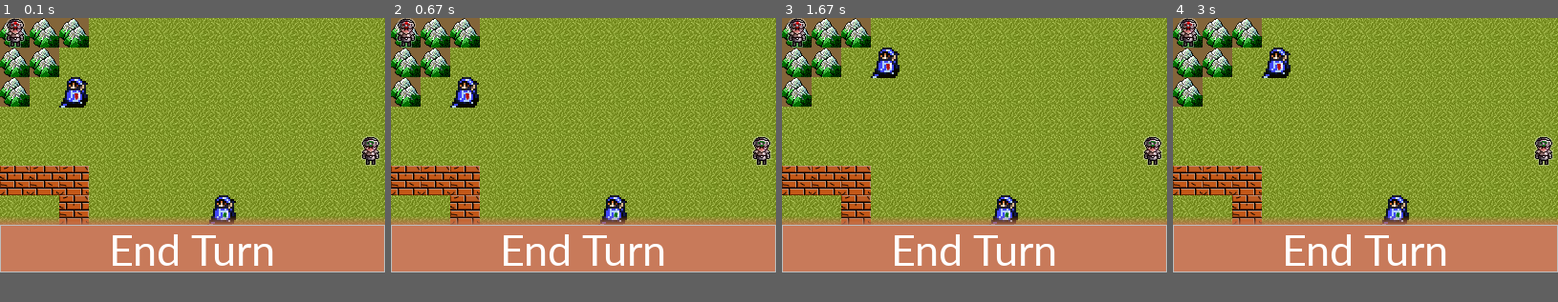
Above: before the commit, frames 1-4 (left to right).
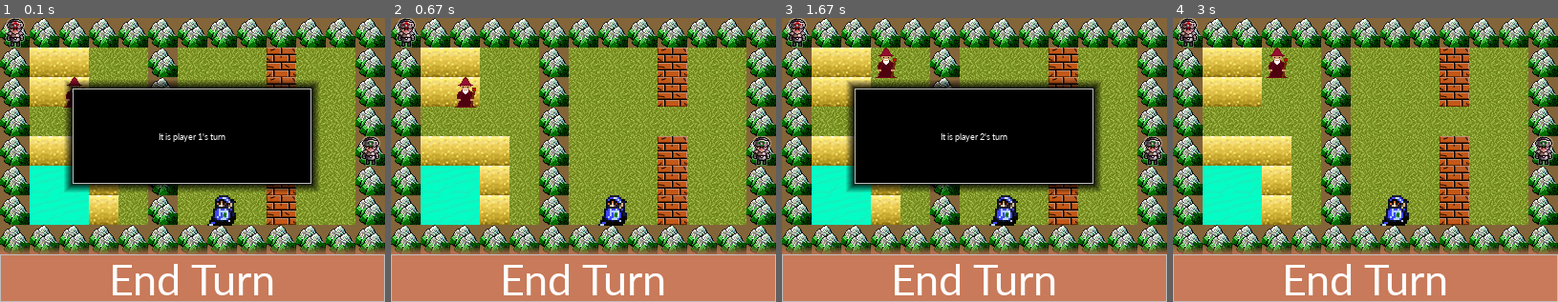
Above: after the commit, the same moments.

Repository: bunzosteele/HeroesEmblem
Game: pygame game, started from Game.py
The game is run twice, just before and just after one commit, with the same random seed, the same clock (stepped at 60 frames per second) and the same inputs. The source is Python 2; it was converted automatically to run under Python 3.
Inputs (mouse positions are in pixels of both pictures, inside the frame that each line leads up to):
- Up to frame 1 (0.1 s): no input
- Up to frame 2 (0.67 s): press the mouse at (583, 177) at 0.37 s; move the mouse to (537, 168) at 0.47 s; release the mouse at (491, 162) at 0.6 s
- Up to frame 3 (1.67 s): press the mouse at (974, 279) at 0.7 s; move the mouse to (909, 185) at 0.8 s; release the mouse at (843, 91) at 0.93 s; click (897, 57) at 1.05 s; click (1120, 267) at 1.38 s
- Up to frame 4 (3 s): press the mouse at (1365, 137) at 1.7 s; move the mouse to (1404, 123) at 1.8 s; release the mouse at (1446, 108) at 1.93 s; click "End Turn" at 2.05 s; press the mouse at (1365, 137) at 2.37 s; move the mouse to (1353, 117) at 2.47 s; release the mouse at (1342, 97) at 2.6 s
In our replay, the window is 403x267 before the commit and 403x298 after it. These sizes can differ from the game's own. Grey fills any space a smaller window leaves; there, only what the larger window draws over its background counts as a difference.

The runs differ from the first frame. In frame 1, 66% of the frame differs, in the area x 0-100%, y 0-100%; in frame 2, 49%; in frame 3, 67%; in frame 4, 50%.

Commit message:
Fix movement bugs. Improve click controls. Add new terrain types and art.

Diff:
--- a/Battlefield/2.txt
+++ b/Battlefield/2.txt
@@ -1,8 +1,8 @@
 M M M M M M M M M M M M M
-M G G G G G G G G W G G M
-M G G G G G G G G W G G M
-M G G G G G G G G G G G M
-M G G G G G G G G W G G M
-M G G G G G G G G W G G M
-M G G G G G G G G W G G M
+M S S G G M G G G W G G M
+M S S G G M G G G W G G M
+M G G G G M G G G G G G M
+M S S S G M G G G W G G M
+M ~ ~ S G M G G G W G G M
+M ~ ~ S G M G G G W G G M
 M M M M M M M M M M M M M
--- a/Battlefield/3.txt
+++ b/Battlefield/3.txt
@@ -1,7 +1,7 @@
-M M M M M M M M M M M M M
-M W G G M M G G G G G M M
-M G G M G G M G G G M G G
-M G M G G G G M G M G G G
-M G M G G G G G M G G G G
-M G G M G G G G G G G G G
-M G G G M G G G G G G G M
+G G G G G M G G G G G G G
+G G G G G M G G G G G G G
+G G G G G M G G G G G G G
+G G G G G M G G G G G G G
+G G G G G M G G G G G G G
+G G G G G M G G G G G G G
+G G G G G M G G G G G G G
--- a/Battlefield/Battlefield.py
+++ b/Battlefield/Battlefield.py
@@ -31,3 +31,9 @@
 
     def getTile(self, x, y):
         return self.tiles[y][x]
+
+    def width(self):
+        return len(self.tiles[0])
+
+    def height(self):
+        return len(self.tiles)
--- a/Battlefield/Grass.py
+++ b/Battlefield/Grass.py
@@ -5,10 +5,11 @@
     Image = "images/grass.jpg"
     DefenseBoost = 0
     AccuracyPenalty = 0
+    MovementCost = 1
     Solid = False
 
     def __init__(self):
-        Tile.__init__(self, Grass.Image, Grass.DefenseBoost, Grass.AccuracyPenalty, Grass.Solid)
+        Tile.__init__(self, Grass.Image, Grass.DefenseBoost, Grass.AccuracyPenalty, Grass.MovementCost)
 
     def draw(self, surface, x, y):
         super(Grass, self).draw(surface, x, y)
--- a/Battlefield/Mountain.py
+++ b/Battlefield/Mountain.py
@@ -5,10 +5,10 @@
     Image = "images/mountain.png"
     DefenseBoost = 2
     AccuracyPenalty = 10
-    Solid = False
+    MovementCost = 2
 
     def __init__(self):
-     Tile.__init__(self, Mountain.Image, Mountain.DefenseBoost, Mountain.AccuracyPenalty, Mountain.Solid)
+     Tile.__init__(self, Mountain.Image, Mountain.DefenseBoost, Mountain.AccuracyPenalty, Mountain.MovementCost)
 
     def draw(self, surface, x, y):
         super(Mountain, self).draw(surface, x, y)
--- /dev/null
+++ b/Battlefield/Sand.py
@@ -0,0 +1,14 @@
+from Tile import *
+
+
+class Sand(Tile):
+    Image = "images/sand.png"
+    DefenseBoost = -1
+    AccuracyPenalty = -1
+    MovementCost = 3
+
+    def __init__(self):
+        Tile.__init__(self, Sand.Image, Sand.DefenseBoost, Sand.AccuracyPenalty, Sand.MovementCost)
+
+    def draw(self, surface, x, y):
+        super(Sand, self).draw(surface, x, y)
--- a/Battlefield/Tile.py
+++ b/Battlefield/Tile.py
@@ -4,12 +4,12 @@
 class Tile(pygame.sprite.Sprite):
     Size = 31
 
-    def __init__(self, image, defenseBoost, accuracyPenalty, solid):
+    def __init__(self, image, defenseBoost, accuracyPenalty, movementCost):
         self.defenseBoost = defenseBoost
         self.accuracyPenalty = accuracyPenalty
         self.image = pygame.image.load(image)
         self.rect = self.image.get_rect()
-        self.solid = solid
+        self.movementCost = movementCost
 
     def draw(self, surface, x, y):
         surface.blit(self.image, (x * Tile.Size, y * Tile.Size))
--- a/Battlefield/TileBuilder.py
+++ b/Battlefield/TileBuilder.py
@@ -1,6 +1,8 @@
 from Wall import Wall
 from Grass import Grass
 from Mountain import Mountain
+from Water import Water
+from Sand import Sand
 
 
 class TileBuilder():
@@ -13,3 +15,7 @@
             return Mountain()
         if key == "W":
             return Wall()
+        if key == "~":
+            return Water()
+        if key == "S":
+            return Sand()
--- a/Battlefield/Wall.py
+++ b/Battlefield/Wall.py
@@ -5,10 +5,10 @@
     Image = "images/wall.png"
     DefenseBoost = 0
     AccuracyPenalty = 0
-    Solid = True
+    MovementCost = 1000
 
     def __init__(self):
-        Tile.__init__(self, Wall.Image, Wall.DefenseBoost, Wall.AccuracyPenalty, Wall.Solid)
+        Tile.__init__(self, Wall.Image, Wall.DefenseBoost, Wall.AccuracyPenalty, Wall.MovementCost)
 
     def draw(self, surface, x, y):
         super(Wall, self).draw(surface, x, y)
--- /dev/null
+++ b/Battlefield/Water.py
@@ -0,0 +1,14 @@
+from Tile import *
+
+
+class Water(Tile):
+    Image = "images/water.png"
+    DefenseBoost = 1
+    AccuracyPenalty = 0
+    MovementCost = 5
+
+    def __init__(self):
+        Tile.__init__(self, Water.Image, Water.DefenseBoost, Water.AccuracyPenalty, Water.MovementCost)
+
+    def draw(self, surface, x, y):
+        super(Water, self).draw(surface, x, y)
--- a/Game.py
+++ b/Game.py
@@ -4,7 +4,7 @@
 from Units.Footman import *
 from Units.Mage import *
 from Battlefield.Battlefield import *
-from Battlefield.Mountain import *
+from Battlefield.Tile import *
 
 def change_unit(units_length, unit_num):
     if unit_num < units_length - 1:
@@ -20,11 +20,12 @@
         which_unit = change_unit(unit_size, which_unit)
     return which_unit
 
-def click_movement(units, battlefield, moving_unit, clicked_space, selected):
+def click_movement(units, tapped_units, battlefield, moving_unit, clicked_space, selected):
     if clicked_space in get_movement_options(x, y, units, moving_unit, battlefield, moving_unit.get_movement()):
-         moving_unit.x = clicked_space[0]*Tile.Size
-         moving_unit.y = clicked_space[1]*Tile.Size
-         selected = False
+        moving_unit.x = clicked_space[0]* Tile.Size
+        moving_unit.y = clicked_space[1]* Tile.Size
+        tapped_units.append(moving_unit)
+    selected = None
     return selected
 
 def draw_shadow(x, y, units, current_unit,  battlefield, selected_color, tile_size, movement, screen):
@@ -38,33 +39,37 @@
 def get_movement_options(x, y, units, current_unit, battlefield, movement):
     options = get_movement_options_core(x, y, units, current_unit, battlefield, movement, [])
     for u in units:
-        if u.get_location() in options:
+        if any(options) and u.get_location in options:
             options = filter(lambda x: x != u.get_location(), options)
     return options
 
 def get_movement_options_core(x, y, units, current_unit, battlefield, movement, options):
-    if not (not (x < len(battlefield.tiles[0])) or not (y < len(battlefield.tiles)) or not (x >= 0)
-            or not (y >= 0) or not is_space_empty(current_unit, units, battlefield, x, y)):
+    if is_in_bounds(x, y, battlefield) and is_space_empty(current_unit, units, x, y):
         options.append((x, y))
-        if movement != 0:
-            get_movement_options_core(x + 1, y, units, current_unit, battlefield, movement - 1, options)
-            get_movement_options_core(x - 1, y, units, current_unit, battlefield, movement - 1, options)
-            get_movement_options_core(x, y + 1, units, current_unit, battlefield, movement - 1, options)
-            get_movement_options_core(x, y - 1, units, current_unit, battlefield, movement - 1, options)
+
+        if is_in_bounds(x + 1, y, battlefield) and movement >= battlefield.tiles[y][x+1].movementCost:
+            get_movement_options_core(x + 1, y, units, current_unit, battlefield, movement - battlefield.tiles[y][x+1].movementCost, options)
+        if is_in_bounds(x - 1, y, battlefield) and movement >= battlefield.tiles[y][x-1].movementCost:
+            get_movement_options_core(x - 1, y, units, current_unit, battlefield, movement - battlefield.tiles[y][x-1].movementCost, options)
+        if is_in_bounds(x, y + 1, battlefield) and movement >= battlefield.tiles[y+1][x].movementCost:
+            get_movement_options_core(x, y + 1, units, current_unit, battlefield, movement - battlefield.tiles[y+1][x].movementCost, options)
+        if is_in_bounds(x, y - 1, battlefield) and movement >= battlefield.tiles[y-1][x].movementCost:
+            get_movement_options_core(x, y - 1, units, current_unit, battlefield, movement - battlefield.tiles[y-1][x].movementCost, options)
         return options
 
-def is_space_empty(current_unit, units, battlefield, x, y):
+def is_in_bounds(x, y, battlefield):
+    return x < battlefield.width() and y < battlefield.height() and x >= 0 and y >=0
+
+
+def is_space_empty(current_unit, units, x, y):
     empty = True
-    tile = battlefield.getTile(x, y)
-    if tile.solid:
-        empty = False
 
     for u in units:
         other_unit_location = u.get_location()
         click_location = (x, y)
         if other_unit_location == click_location\
-                and not u == current_unit\
-                and not u.get_team() == current_unit.get_team():
+                and u != current_unit\
+                and u.get_team() != current_unit.get_team():
             empty = False
 
     return empty
@@ -74,16 +79,36 @@
         player = 2
     elif player == 2:
         player = 1
-    print "It is player " + str(player) + "'s turn."
     return player
+
+def draw_turn_indicator(pixel_height, pixel_width, button_height, current_player):
+    NewTurnHeight = 100
+    NewTurnWidth = 250
+    NewTurnY = (pixel_height - button_height - NewTurnHeight) / 2
+    NewTurnX = (pixel_width - NewTurnWidth) / 2
+    NewTurn.create_button(screen, (0, 0, 0), NewTurnX, NewTurnY, NewTurnWidth, NewTurnHeight, 100, "It is player " + str(current_player) + "'s turn", (255,255,255))
+
+def get_at(clicked_space, battlefield, units):
+    unit = None
+    for u in units:
+        if u.x / Tile.Size == clicked_space[0] and u.y / Tile.Size == clicked_space[1]:
+            unit = u
+
+    tile = battlefield.tiles[clicked_space[1]][clicked_space[0]]
+
+    return (tile, unit)
+
+
+
 
 pygame.init()
 running = True
 button_height = 50
 current_player = 1
+between_turns = True
 
 #battlefieldSeed = random.randint(1, 6)
-battlefieldSeed = 1
+battlefieldSeed = 2
 battlefield = Battlefield(Battlefield.build("Battlefield/"+ `battlefieldSeed` + ".txt"))
 
 pixel_width = len(battlefield.tiles[0]) * Tile.Size
@@ -93,19 +118,20 @@
 battlefield.draw(screen)
 selected_color = (100, 115, 245, 100)
 
-unit1 = Footman(0, 0, 4, 1)
-unit2 = Mage(2, 2, 3, 1)
-unit3 = Mage(7, 6, 6, 2)
-unit4 = Footman(12, 4, 1, 2)
+unit1 = Footman(0, 0, 1)
+unit2 = Mage(2, 2, 1)
+unit3 = Mage(7, 6, 2)
+unit4 = Footman(12, 4, 2)
 
 clock = pygame.time.Clock()
 
 units = [unit1, unit2, unit3, unit4]
+tapped_units = []
 unit_size = len(units)
-which_unit = 0
-selected = False
+selected = None
 
 EndTurn = UI.Buttons.Button()
+NewTurn = UI.Buttons.Button()
 
 while running:
     for event in pygame.event.get():
@@ -113,29 +139,47 @@
             running = False
         elif event.type == pygame.MOUSEBUTTONUP:
             pos = pygame.mouse.get_pos()
-            if EndTurn.pressed(pos):
+            if between_turns:
+                if NewTurn.pressed(pos):
+                    between_turns = False
+                    tapped_units = []
+            elif EndTurn.pressed(pos):
                     current_player = end_turn(current_player)
+                    between_turns = True
+                    selected = None
             else:
                 clicked_space = (pos[0]/Tile.Size, pos[1]/Tile.Size)
-                if selected:
-                    selected = click_movement(units, battlefield, units[which_unit], clicked_space, selected)
+                if selected is not None and units[selected].get_location() == clicked_space:
+                    selected = None
+                elif selected is not None and get_at(clicked_space, battlefield, units)[1] is not None and get_at(clicked_space, battlefield, units)[1].get_team() == current_player:
+                    selection = get_at(clicked_space, battlefield, units)[1]
+                    if selection not in tapped_units:
+                        selected = units.index(selection)
+                elif selected is not None:
+                    selected = click_movement(units, tapped_units, battlefield, units[selected], clicked_space, selected)
                 else:
-                    for i in range(0, unit_size):
-                        if clicked_space == units[i].get_location() and units[i].get_team() == current_player:
-                            selected = True
-                            which_unit = i
+                    for unit in units:
+                        if clicked_space == unit.get_location() and unit.get_team() == current_player and unit not in tapped_units:
+                            selected = units.index(unit)
+                            break
+                        else:
+                            selected = None
 
     battlefield.draw(screen)
 
-    if selected:
-        location = units[which_unit].get_location()
+    if selected is not None:
+        location = units[selected].get_location()
         x, y = location[0], location[1]
-        draw_shadow(x, y, units, units[which_unit],  battlefield, selected_color, Tile.Size, units[which_unit].movement, screen)
+        draw_shadow(x, y, units, units[selected],  battlefield, selected_color, Tile.Size, units[selected].movement, screen)
 
     for u in units :
         u.draw(screen)
 
-    EndTurn.create_button(screen, (200,122,90), 0, pixel_height - button_height, pixel_width, button_height, 100, "End Turn", (255,255,255))
+    EndTurn.create_button\
+        (screen, (200, 122, 90), 0, pixel_height - button_height,
+         pixel_width, button_height, 100, "End Turn", (255,255,255))
+    if(between_turns):
+        draw_turn_indicator(pixel_height, pixel_width, button_height, current_player)
     pygame.display.update()
 
     clock.tick(60)
--- a/Units/Footman.py
+++ b/Units/Footman.py
@@ -7,10 +7,11 @@
     MaxHealth = 10
     AttackPower = 10
     Defense = 5
+    Movement = 4
 
-    def __init__(self, x , y, movement, team):
+    def __init__(self, x , y, team):
         if team == 1:
             self.Image = "images/footman1.png"
         if team == 2:
             self.Image = "images/footman2.png"
-        Unit.__init__(self, self.Image, x, y, movement, Footman.MaxHealth, Footman.Defense, team)
+        Unit.__init__(self, self.Image, x, y, Footman.Movement, Footman.MaxHealth, Footman.Defense, team)
--- a/Units/Mage.py
+++ b/Units/Mage.py
@@ -2,14 +2,15 @@
 
 
 class Mage(Unit):
-    Image = "images/magea.gif"
+    Image = "images/mage.png"
     MaxHealth = 8
     AttackPower = 13
     Defense = 3
+    Movement = 3
 
-    def __init__(self, x, y, movement, team):
+    def __init__(self, x, y, team):
         if team == 1:
-            self.Image = "images/magea1.gif"
+            self.Image = "images/mage1.png"
         if team == 2:
-            self.Image = "images/magea2.gif"
-        Unit.__init__(self, self.Image, x, y, movement, Mage.MaxHealth, Mage.Defense, team)
+            self.Image = "images/mage2.png"
+        Unit.__init__(self, self.Image, x, y, Mage.Movement, Mage.MaxHealth, Mage.Defense, team)
--- a/Units/Unit.py
+++ b/Units/Unit.py
@@ -3,6 +3,7 @@
 
 class Unit(pygame.sprite.Sprite):
     dist = 31
+
 
     def __init__(self, art, x , y, movement, health, attack, team):
         pygame.sprite.Sprite.__init__(self)
@@ -13,26 +14,11 @@
         self.x = x * self.dist
         self.y = y * self.dist
         self.team = team
+        self.tapped = False
 
         self.image = pygame.image.load(art)
         self.rect = self.image.get_rect()
 
-
-    def move_up(self):
-        if self.y - self.dist >= 0:
-            self.y -= self.dist
-
-    def move_down(self):
-        if self.y + self.dist <= 600 - self.dist:
-            self.y += self.dist
-
-    def move_right(self):
-        if self.x + self.dist <= 900 - self.dist:
-            self.x += self.dist
-
-    def move_left(self):
-        if self.x - self.dist >= 0:
-            self.x -= self.dist
 
     def draw(self, surface):
         surface.blit(self.image, (self.x, self.y))
@@ -52,3 +38,9 @@
 
     def get_movement(self):
         return self.movement
+
+    def tap(self):
+        self.tapped = True
+
+    def untap(self):
+        self.tapped = False
Binary file removed: images/Luigi.jpg
Binary file added: images/Mage.png
Binary file added: images/Mage1.png
Binary file added: images/Mage2.png
Binary file removed: images/Magea.gif
Binary file removed: images/Magea1.gif
Binary file removed: images/Magea2.gif
Binary file added: images/Water.png
Binary file removed: images/mage.jpg
Binary file added: images/sand.png
Not shown, changed: Battlefield/Battlefield.pyc
Not shown, changed: Battlefield/Grass.pyc
(and 10 more such lines)
